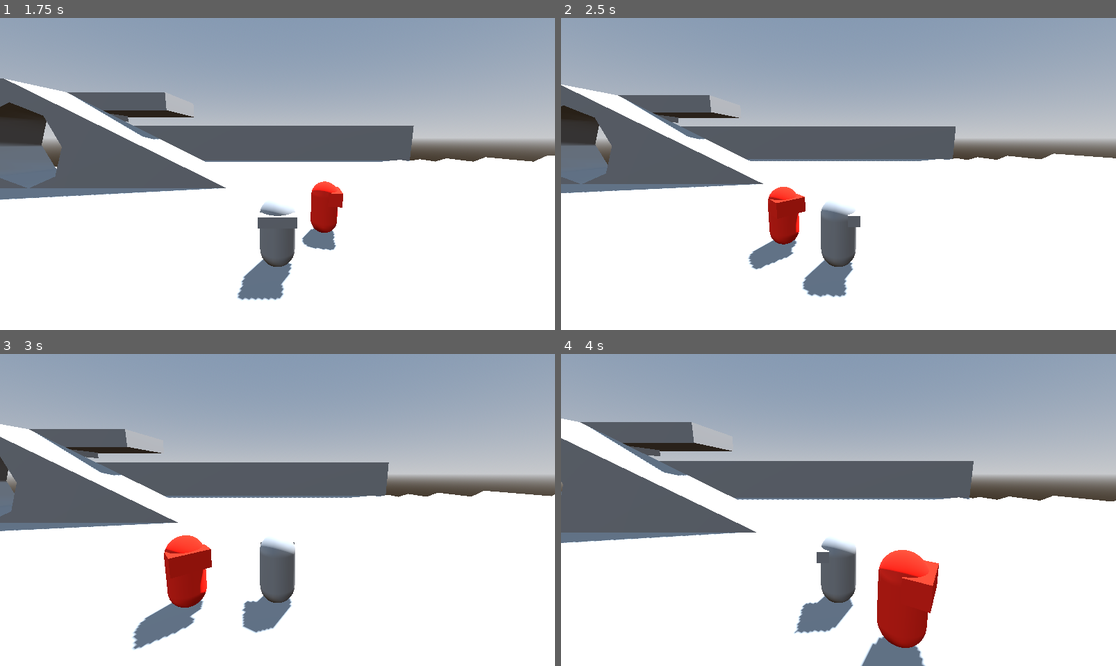
Above: before the commit, frames 1-4 (two rows, left to right).
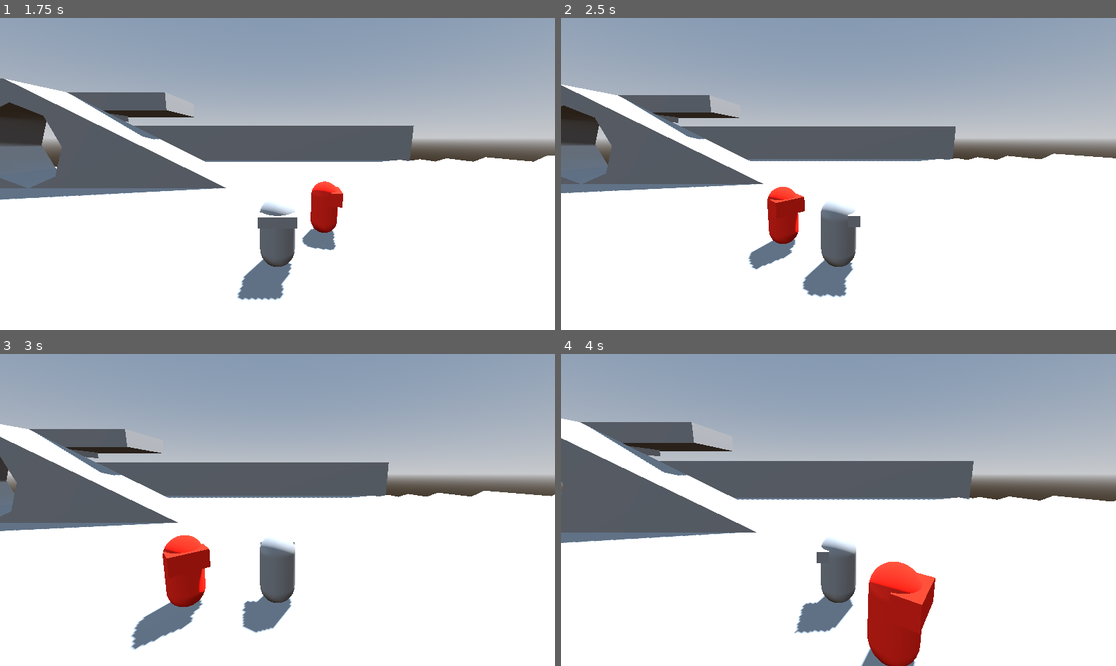
Above: after the commit, the same moments.

Repository: hhhhhhhh1233/BubbleGameJam
Game: Godot game, scene res://test_level.tscn
Two runs of this game, one before a commit and one after it. Both use one fixed random seed, a clock stepped at 60 frames per second and the inputs below.
Inputs (mouse positions are in pixels of both pictures, inside the frame that each line leads up to):
- Up to frame 1 (1.75 s): move the mouse to (399, 158) at 0.52 s; hold D (right) 0.53-1.28 s; right-click (399, 158) at 0.6 s; tap Space (jump) at 0.77, 1.52 s; move the mouse to (166, 189) at 1.27 s; hold S (back) from 1.28 s (still down); click (166, 189) at 1.35 s
- Up to frame 2 (2.5 s): move the mouse to (894, 105) at 2.02 s; release S (back) at 2.03 s; hold D (right) from 2.03 s (still down); right-click (894, 105) at 2.1 s
- Up to frame 3 (3 s): move the mouse to (249, 572) at 2.77 s; release D (right) at 2.78 s; hold W (forward) from 2.78 s (still down); click (249, 572) at 2.85 s
- Up to frame 4 (4 s): tap Space (jump) at 3.02, 3.77 s; move the mouse to (1005, 556) at 3.52 s; release W (forward) at 3.53 s; hold A (left) from 3.53 s (still down); right-click (1005, 556) at 3.6 s

Frame 1 is identical in both runs. In frame 2, 0.1% of the frame differs, in the area x 34-45%, y 54-81%; in frame 3, 0.4%; in frame 4, 2.3%, in the area x 55-69%, y 62-100%.

Commit message:
FEAT: enemy can whack you

Diff:
--- a/Enemy.gd
+++ b/Enemy.gd
@@ -9,18 +9,35 @@
 @export var hitrange = 5
 @export var hitvisualizer : MeshInstance3D
 
-var delayWhack = 1
+var whackDelay = 1
+var whackDamage = 20
 var canWhack:bool
-var lastWhack:float
-
+var whackLast:float
+var playerHealthComponent:HealthComponent
 
 # Called when the node enters the scene tree for the first time.
 func _ready() -> void:
-	lastWhack = Time.get_unix_time_from_system()
+	whackLast = Time.get_unix_time_from_system()
 	hitvisualizer.position=Vector3(0,0,0)
 	hitvisualizer.scale=Vector3(hitrange, hitrange, hitrange)
 	pass # Replace with function body.
 
+func whack(player: Player)->void:
+	canWhack=false
+	whackLast = Time.get_unix_time_from_system()
+	hitvisualizer.visible=true
+	var count = player.get_child_count()
+	var i = 0
+	if playerHealthComponent == null:
+		while i < count:
+			if player.get_child(i) is HealthComponent:
+				playerHealthComponent = player.get_child(i) as HealthComponent
+				break
+			i+=1
+	playerHealthComponent.Damage(whackDamage)
+	#print(playerHealthComponent.health)
+
+	pass
 
 # Called every frame. 'delta' is the elapsed time since the previous frame.
 func _process(delta: float) -> void:
@@ -31,13 +48,11 @@
 	if overlappingBodies.size() != 0:
 
 		if (overlappingBodies[0].global_position - global_position).length()<hitrange*0.5 :
-			direction = overlappingBodies[0].global_position - global_position
+			direction = nav.get_next_path_position() - global_position
 			direction = direction.normalized()
 
 			if canWhack:
-				canWhack=false
-				lastWhack = Time.get_unix_time_from_system()
-				hitvisualizer.visible=true
+				whack(overlappingBodies[0])
 
 		else:
 			direction = nav.get_next_path_position() - global_position
@@ -50,7 +65,7 @@
 
 	move_and_slide()
 
-	if Time.get_unix_time_from_system() - lastWhack > delayWhack:
+	if Time.get_unix_time_from_system() - whackLast > whackDelay:
 		canWhack=true
 
 	pass
--- a/player.tscn
+++ b/player.tscn
@@ -1,7 +1,8 @@
-[gd_scene load_steps=9 format=3 uid="uid://bdhl3wjtvr113"]
+[gd_scene load_steps=10 format=3 uid="uid://bdhl3wjtvr113"]
 
 [ext_resource type="Script" path="res://Player.gd" id="1_wc8xc"]
-[ext_resource type="PackedScene" uid="uid://h4gr2mpgmstq" path="res://bubbled_enemy.tscn" id="2_b8svv"]
+[ext_resource type="PackedScene" path="res://bubbled_enemy.tscn" id="2_b8svv"]
+[ext_resource type="Script" path="res://health_component.gd" id="2_elalu"]
 
 [sub_resource type="CapsuleShape3D" id="CapsuleShape3D_1m7lv"]
 
@@ -70,3 +71,6 @@
 
 [node name="Camera3D" type="Camera3D" parent="SpringArm3D"]
 transform = Transform3D(1, 0, 0, 0, 0.961799, -0.273757, 0, 0.273757, 0.961799, 0, 0.645698, 5.41997)
+
+[node name="HealthComponent" type="Node3D" parent="."]
+script = ExtResource("2_elalu")
